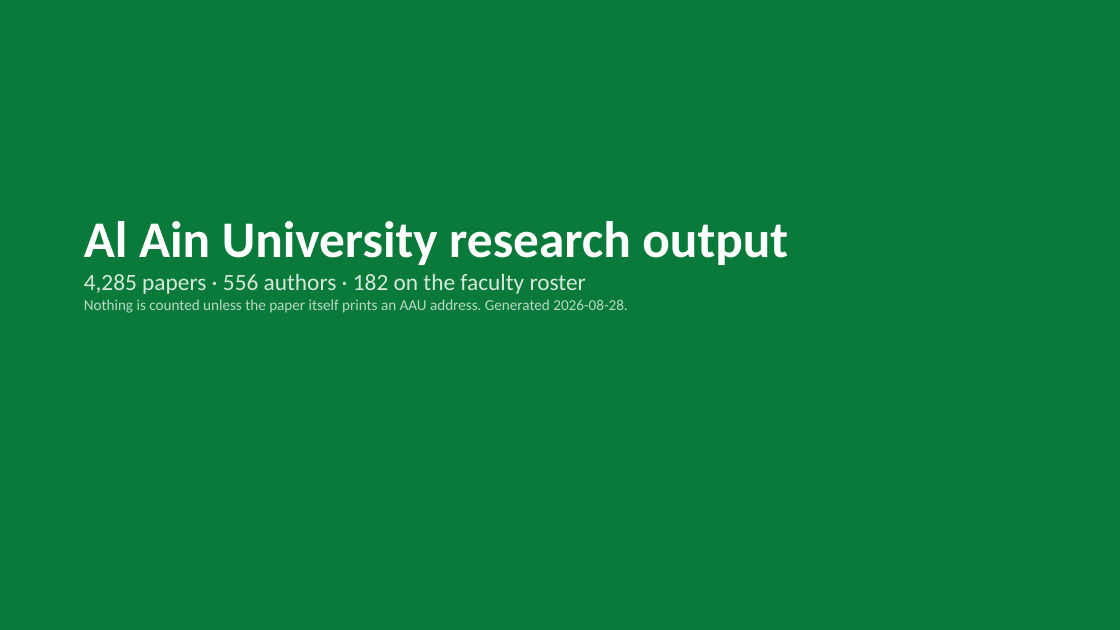
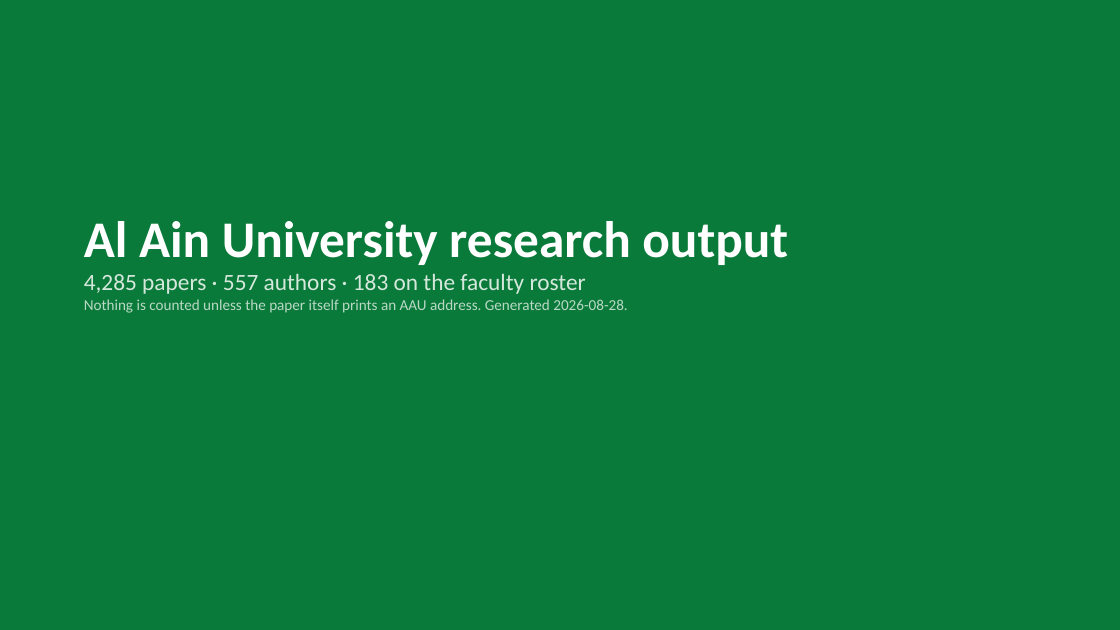
Before and after one commit to AbdallahAbouHajal/aau-research-tracker, a slide deck: slide 1 of docs/downloads/AAU_Research_Tracker.pptx. Drawn at 1120x630 pixels with LibreOffice and Linux fonts; fonts in the diff are those of the drawing. Boxes give left, top, right and bottom in pixels: in the first picture for what was removed or moved away, otherwise in the second. Text is boxed around its words. In the diff, an @@ line names an element or a change of style, - is before the commit and + after.

```diff
--- a/docs/downloads/AAU_Research_Tracker.pptx
+++ b/docs/downloads/AAU_Research_Tracker.pptx
@@ text at (84,273,586,294): text changed @@
-4,285 papers · 556 authors · 182 on the faculty roster
+4,285 papers · 557 authors · 183 on the faculty roster
```
Also in this commit, not shown: 8 other files.
